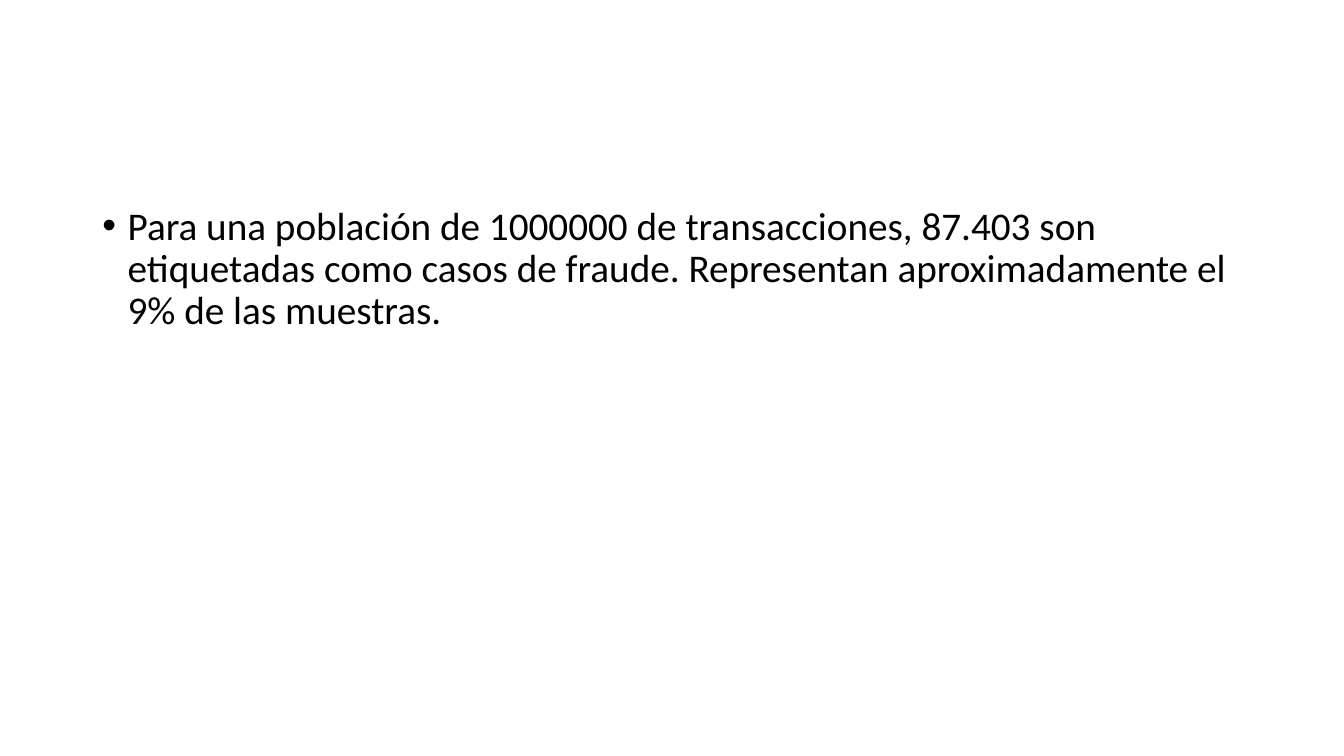
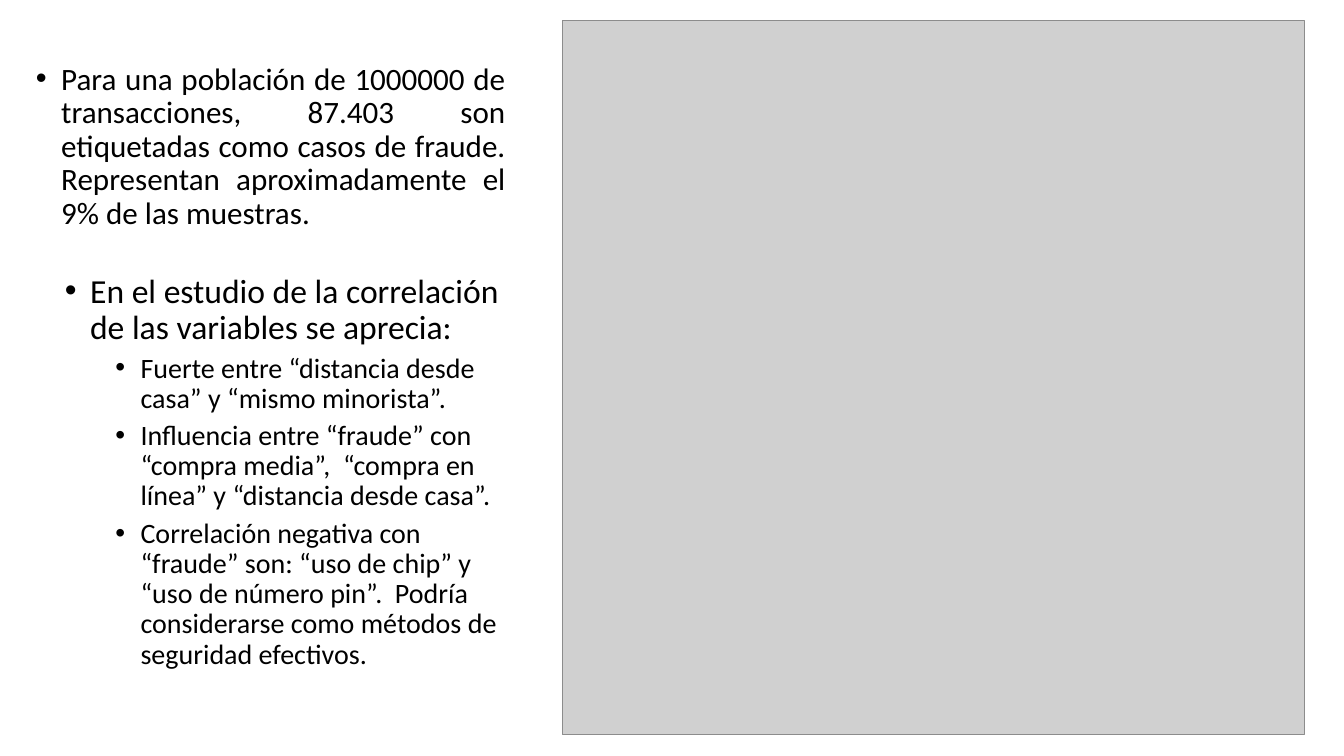
Before and after one commit to asasa293/limpieza_datos, a slide deck: slide 6 of TP3/TP3_Moises_Santiago.pptx. Drawn at 1344x756 pixels with LibreOffice and Linux fonts; fonts in the diff are those of the drawing; grey boxes stand for pictures. Boxes give left, top, right and bottom in pixels: in the first picture for what was removed or moved away, otherwise in the second. Text is boxed around its words. In the diff, an @@ line names an element or a change of style, - is before the commit and + after.

```diff
--- a/TP3/TP3_Moises_Santiago.pptx
+++ b/TP3/TP3_Moises_Santiago.pptx
@@ picture added at box(563, 21, 1305, 735) @@
@@ text "Para una población de 1000000 ...": place and size @@
-text "Para una población de 1000000 ..." at box(128, 212, 1225, 325)
+text "Para una población de 1000000 ..." at box(61, 68, 506, 225)
@@ text "Para una población de 1000000 ..." at box(61, 68, 506, 225): size 28 to 22.2 pt; alignment left to justified @@
@@ text added at box(90, 279, 498, 669), 20 pt, text #000000 @@
+• En el estudio de la correlación de las variables se aprecia:
+  • Fuerte entre “distancia desde casa” y “mismo minorista”.
+  • Influencia entre “fraude” con “compra media”, “compra en línea” y “distancia desde casa”.
+  • Correlación negativa con “fraude” son: “uso de chip” y “uso de número pin”. Podría considerarse como métodos de seguridad efectivos.
```
Also in this commit, not shown: 5 other slides changed, 3 slides added, 5 other files.
